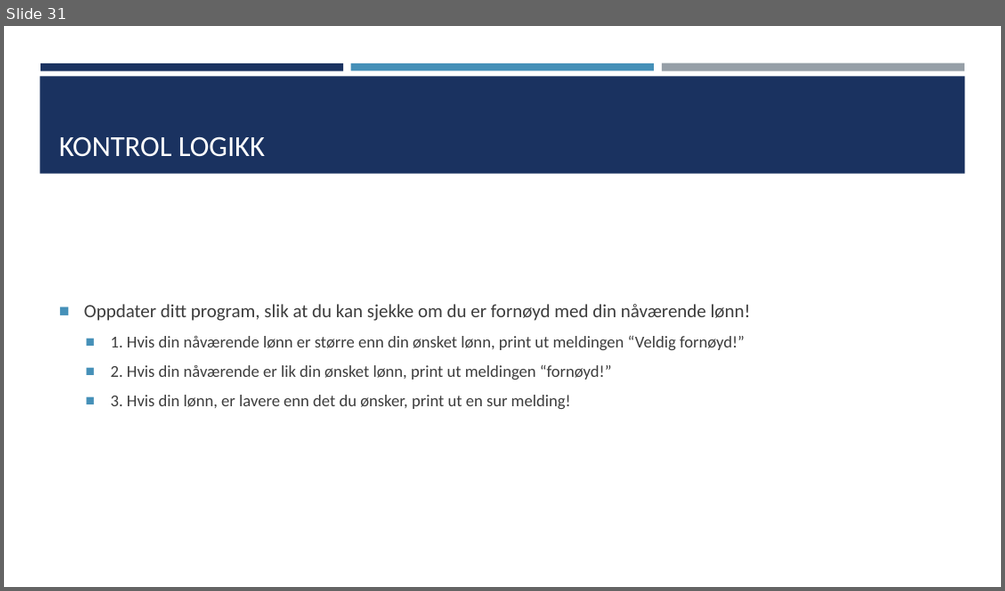
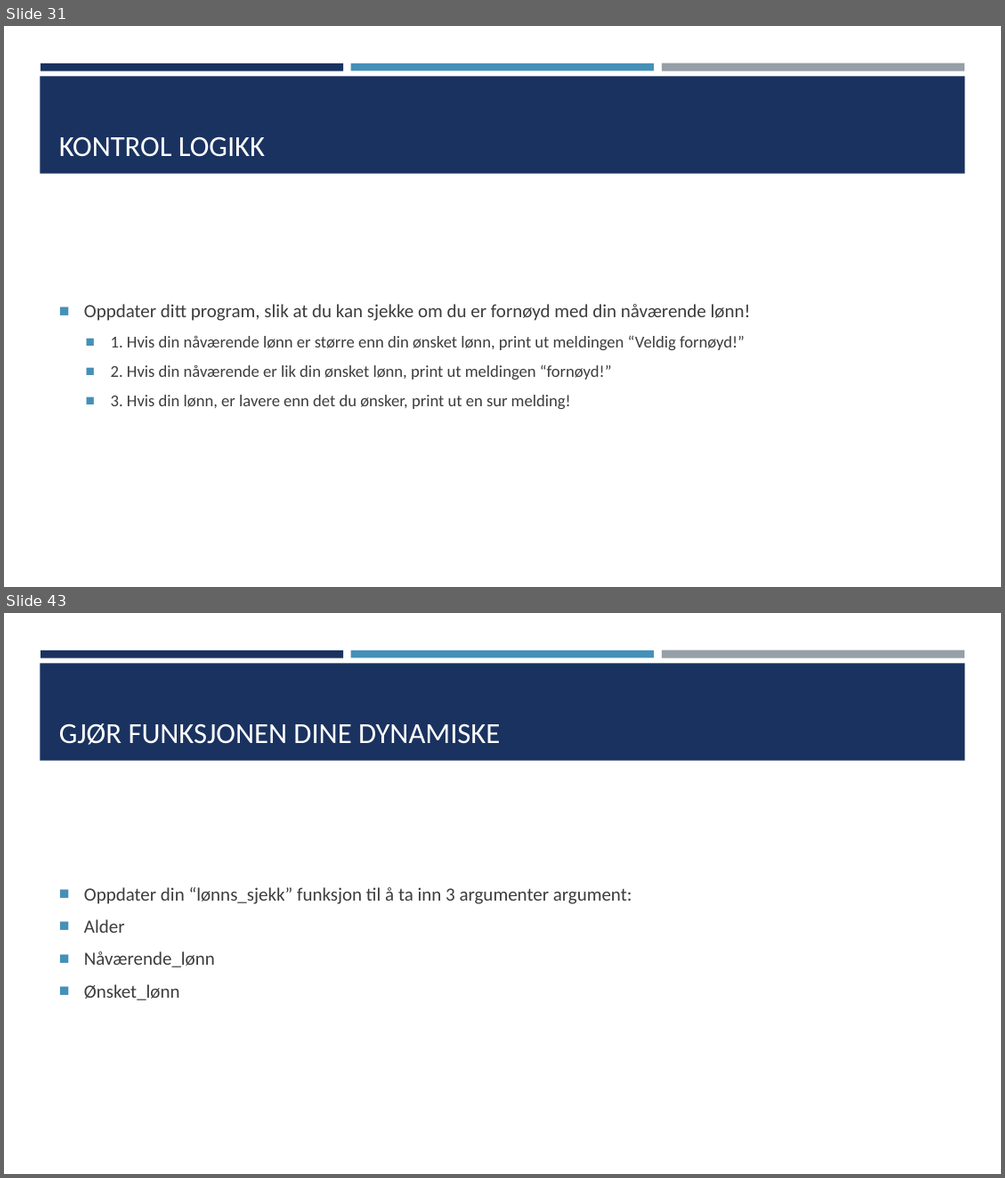
Before and after one commit to TheCodeAddiction/Learn-Python-Workshop, a slide deck: koding workshop powerpoint.pptx. Shown one above the other, each under a label of ours: slide 31 before the commit, slides 31 and 43 after it; the slides between them are not shown. The pictures are 1005x591 and 1005x1178 pixels, drawn with LibreOffice and Linux fonts; fonts in the diff are those of the drawing. Boxes give left, top, right and bottom in pixels: in the first picture for what was removed or moved away, otherwise in the second. Text is boxed around its words. In the diff, an @@ line names an element or a change of style, - is before the commit and + after.

```diff
--- a/koding workshop powerpoint.pptx
+++ b/koding workshop powerpoint.pptx
@@ slide 43 added at [4,613,1001,1174], background #FFFFFF; not listed: 4 template elements that a slide beside it also shows @@
@@ title added at [59,723,500,745], 28 pt, text #FFFFFF @@
+GJØR FUNKSJONEN DINE DYNAMISKE
@@ text added at [84,887,632,1000], 18 pt, text #3D3D3D @@
+■ Oppdater din “lønns_sjekk” funksjon til å ta inn 3 argumenter argument:
+■ Alder
+■ Nåværende_lønn
+■ Ønsket_lønn
```
Also in this commit, not shown: 1 slide changed, 11 other slides added, 6 other files.
